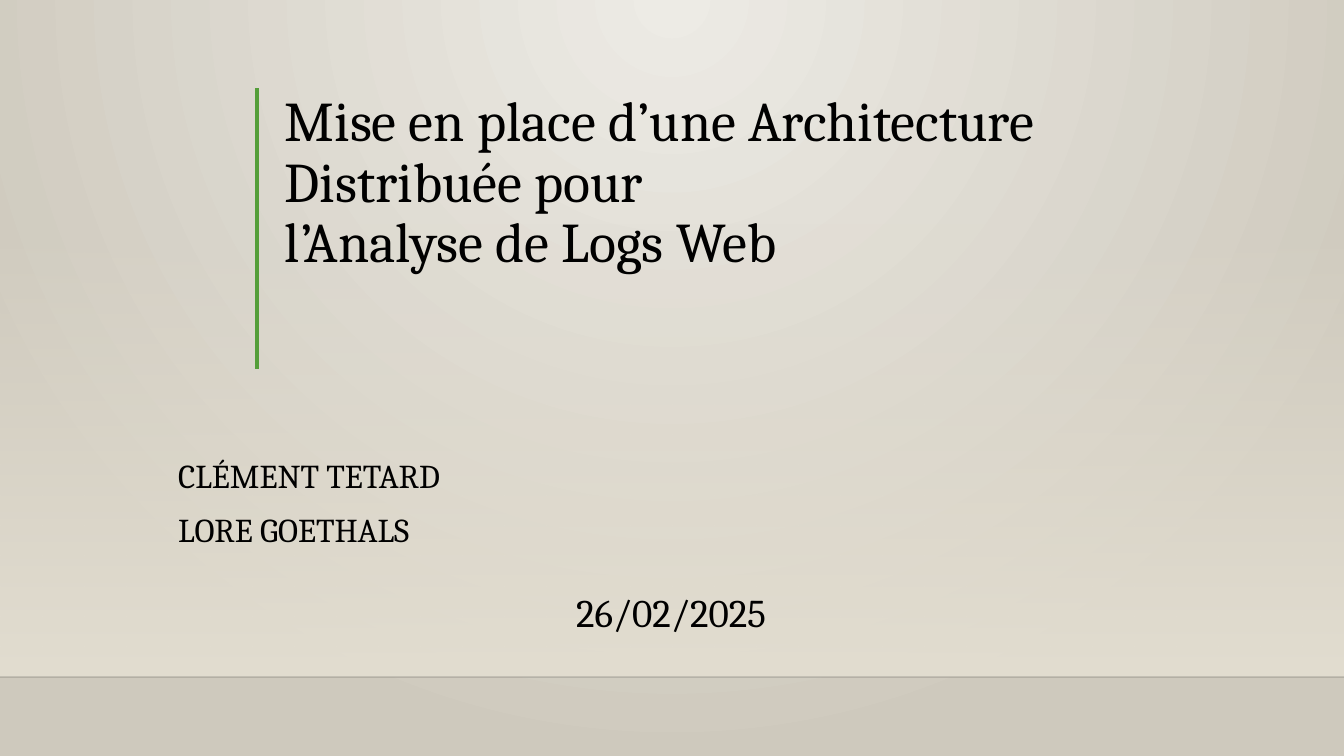
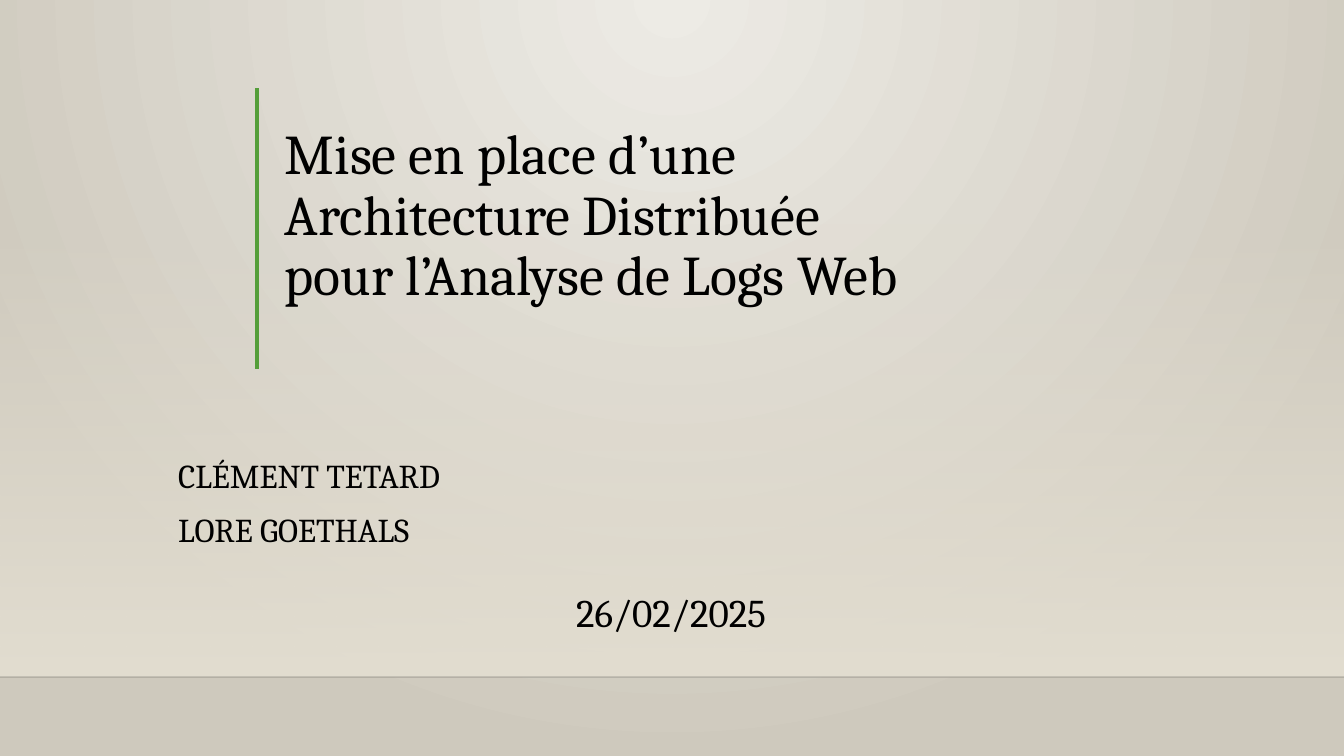
Before and after one commit to Lore9820/projet_architecture_distribue, a slide deck: slide 1 of presentation_projet_clement_lore.pptx. Drawn at 1344x756 pixels with LibreOffice and Linux fonts; fonts in the diff are those of the drawing; background and template pictures are left out. Boxes give left, top, right and bottom in pixels: in the first picture for what was removed or moved away, otherwise in the second. Text is boxed around its words. In the diff, an @@ line names an element or a change of style, - is before the commit and + after.

```diff
--- a/presentation_projet_clement_lore.pptx
+++ b/presentation_projet_clement_lore.pptx
@@ title "Mise en place d’une Architecture ..." rewrapped from (285, 102, 1033, 275) to (285, 135, 897, 308) @@
```
Also in this commit, not shown: 2 other slides changed.
